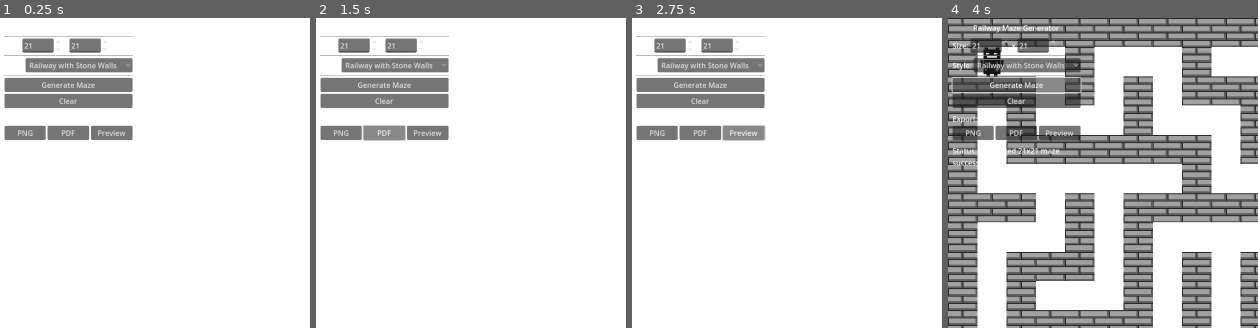
Above: before the commit, frames 1-4 (left to right).
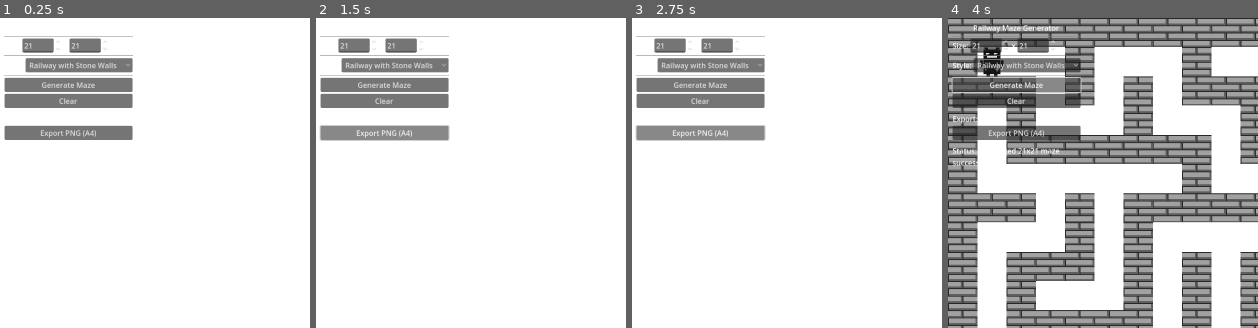
Above: after the commit, the same moments.

Repository: mtpabis/railway-mazes
Game: Godot game, scene res://levels/maze_generator.tscn
The game is run twice, just before and just after one commit, with the same random seed, the same clock (stepped at 60 frames per second) and the same inputs. This scene is started directly instead of the project's main scene.
Inputs (mouse positions are % of the whole screen's width and height, from its top left):
- Up to frame 1 (0.25 s): no input
- Up to frame 2 (1.5 s): click "PNG" (after the commit: "Export PNG (A4)") at 0.5 s; click (11, 19) at 1.25 s, where only the run before the commit has a clickable "PDF"
- Up to frame 3 (2.75 s): click (18, 19) at 2 s, where only the run before the commit has a clickable "Preview"
- Up to frame 4 (4 s): click "Railway with Stone Walls" at 2.75 s; click "Generate Maze" at 3.5 s
The pictures show only the part of the screen within x 0-50%, y 0-50%; the shares and areas given below are measured in that part.

The runs differ from the first frame. In frame 1, 0.4% of the frame differs, in the area x 5-41%, y 34-40%; in frame 2, 0.5%; in frame 3, 0.5%, in the area x 1-41%, y 34-40%; in frame 4, 0.4%.

Commit message:
Simplify export system to focus on stable PNG export only
- Remove print preview and PDF export functionality for now
- Clean up UI to single "Export PNG (A4)" button
- Fix Vector2 operator error in tile size detection
- Improve error handling and null safety in export manager
- Remove canvas overlay UI to keep interface minimal
- Enhance tile size detection from actual tileset data

🤖 Generated with [Claude Code](https://claude.ai/code)

Co-Authored-By: Claude <noreply@anthropic.com>

Diff:
--- a/levels/ExportManager.gd
+++ b/levels/ExportManager.gd
@@ -7,9 +7,7 @@
 
 # Export formats
 enum ExportFormat {
-	PNG,
-	PDF,
-	PRINT_PREVIEW
+	PNG
 }
 
 # Export quality settings
@@ -40,7 +38,11 @@
 
 func export_maze_png(quality: ExportQuality = ExportQuality.PRINT) -> String:
 	"""Export maze as PNG with specified quality"""
-	if not maze_generator or not maze_generator.maze:
+	if not maze_generator:
+		export_failed.emit("PNG", "No maze generator available")
+		return ""
+
+	if not maze_generator.maze or maze_generator.maze.is_empty():
 		export_failed.emit("PNG", "No maze generated")
 		return ""
 
@@ -74,8 +76,9 @@
 		success = (error == OK)
 
 	# Cleanup
-	export_viewport.queue_free()
-	export_viewport = null
+	if export_viewport:
+		export_viewport.queue_free()
+		export_viewport = null
 
 	if success:
 		export_completed.emit("PNG", file_path)
@@ -176,7 +179,16 @@
 		return Rect2()
 
 	# Add tile size to max_pos since we want the full tile coverage
-	var tile_size = Vector2(64, 64)  # Assuming 64x64 tiles, adjust if needed
+	# Get actual tile size from tileset if available
+	var tile_size = Vector2(64, 64)  # Default fallback
+	if layers[0] and layers[0].tile_set:
+		var tileset = layers[0].tile_set
+		if tileset.get_source_count() > 0:
+			var source = tileset.get_source(0)
+			if source is TileSetAtlasSource:
+				var atlas_source = source as TileSetAtlasSource
+				tile_size = Vector2(atlas_source.texture_region_size)
+
 	max_pos += tile_size
 
 	return Rect2(min_pos, max_pos - min_pos)
--- a/levels/MazeGenerator.gd
+++ b/levels/MazeGenerator.gd
@@ -10,9 +10,7 @@
 @onready var height_spinbox: SpinBox = $UI/VBoxContainer/SizeContainer/HeightSpinBox
 @onready var style_dropdown: OptionButton = $UI/VBoxContainer/StyleContainer/StyleDropdown
 @onready var info_label: Label = $UI/VBoxContainer/InfoLabel
-@onready var export_png_button: Button = $UI/VBoxContainer/ExportContainer/ExportButtons/ExportPNGButton
-@onready var export_pdf_button: Button = $UI/VBoxContainer/ExportContainer/ExportButtons/ExportPDFButton
-@onready var print_preview_button: Button = $UI/VBoxContainer/ExportContainer/ExportButtons/PrintPreviewButton
+@onready var export_png_button: Button = $UI/VBoxContainer/ExportContainer/ExportPNGButton
 
 # Available maze styles
 @export var available_styles: Array[MazeStyle] = []
@@ -31,8 +29,6 @@
 	clear_button.pressed.connect(_on_clear_pressed)
 	style_dropdown.item_selected.connect(_on_style_changed)
 	export_png_button.pressed.connect(_on_export_png_pressed)
-	export_pdf_button.pressed.connect(_on_export_pdf_pressed)
-	print_preview_button.pressed.connect(_on_print_preview_pressed)
 
 	setup_export_manager()
 	setup_styles()
@@ -280,15 +276,8 @@
 		return
 
 	info_label.text = "Status: Exporting PNG..."
-	export_manager.export_maze_png()
-
-func _on_export_pdf_pressed():
-	"""Handle PDF export button press"""
-	info_label.text = "Status: PDF export not yet implemented"
-
-func _on_print_preview_pressed():
-	"""Handle print preview button press"""
-	info_label.text = "Status: Print preview not yet implemented"
+	await export_manager.export_maze_png()
+
 
 func _on_export_started(format: String):
 	"""Handle export started signal"""
--- a/levels/maze_generator.tscn
+++ b/levels/maze_generator.tscn
@@ -100,23 +100,9 @@
 layout_mode = 2
 text = "Export:"
 
-[node name="ExportButtons" type="HBoxContainer" parent="UI/VBoxContainer/ExportContainer"]
+[node name="ExportPNGButton" type="Button" parent="UI/VBoxContainer/ExportContainer"]
 layout_mode = 2
-
-[node name="ExportPNGButton" type="Button" parent="UI/VBoxContainer/ExportContainer/ExportButtons"]
-layout_mode = 2
-size_flags_horizontal = 3
-text = "PNG"
-
-[node name="ExportPDFButton" type="Button" parent="UI/VBoxContainer/ExportContainer/ExportButtons"]
-layout_mode = 2
-size_flags_horizontal = 3
-text = "PDF"
-
-[node name="PrintPreviewButton" type="Button" parent="UI/VBoxContainer/ExportContainer/ExportButtons"]
-layout_mode = 2
-size_flags_horizontal = 3
-text = "Preview"
+text = "Export PNG (A4)"
 
 [node name="HSeparator5" type="HSeparator" parent="UI/VBoxContainer"]
 layout_mode = 2
